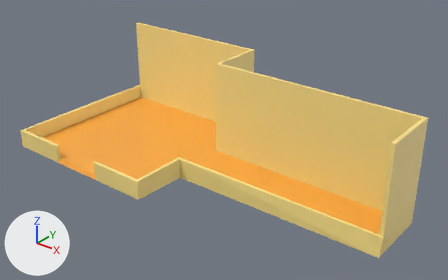
The Blender file Models/Main level/Clutter Room/room layout.blend as it was, and as the next commit left it.
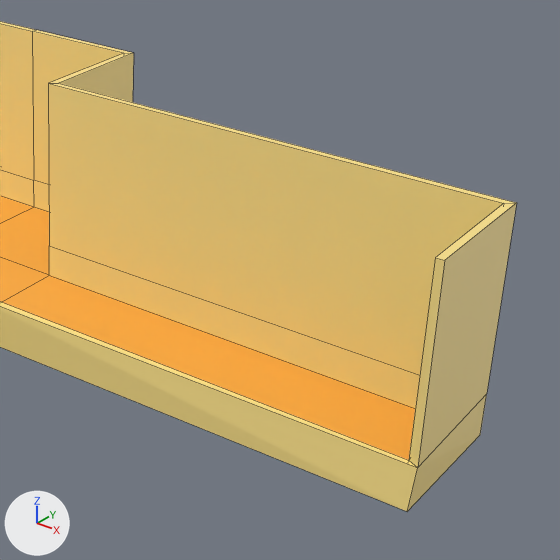
There are two pictures of each version: one whole from a 50 mm camera at (10.72, -9.92, 6.93) aimed at (2.75, 0.03, 0.76), one close up on the part from 43% to 100% of the width and 9% to 100% of the height. Arrows for +X, +Y and +Z are at lower left; the lights stay in place. The close-ups show mesh edges as thin lines.
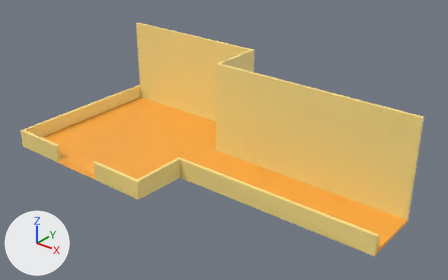
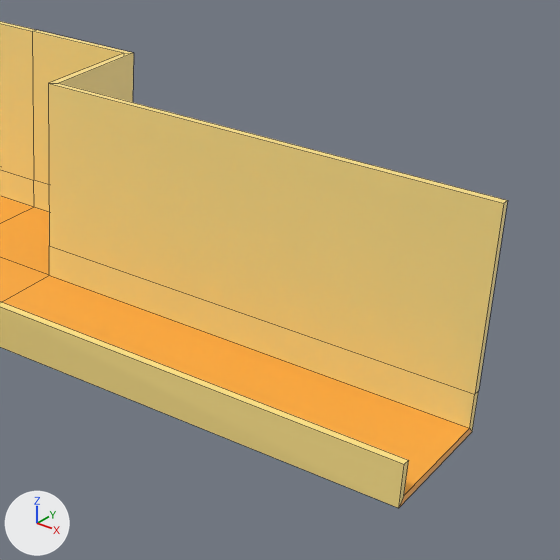
What differs and where, as boxes [x1, y1, x2, y2] in the close-ups (560 x 560 px):
'Cube.004', reshaped: before [0, 21, 517, 512]; after [0, 21, 508, 508]
part 1 of me_cube_006, deleted (beige): before [407, 203, 517, 512]

The edits, one by one:
me_cube_006 has 39 vertices, 29 faces and spans x -1.0..3.49, y -1.0..1.0, z -1.0..0.13.
me_cube_006 is used by ob_cube_004; location (0.0, 0.0, 2.0); scale (2.0, 2.0, 2.0).
Verts and faces of me_cube_006; kept vertices keep their numbers, new ones are numbered from 39.
Before the commit, vertices of me_cube_006: 33 (3.49, -0.33, -1.0), 34 (3.49, 0.33, -1.0), 35 (3.49, 0.33, 0.13), 36 (3.49, -0.33, 0.13), 37 (3.49, 0.33, -0.82).
Before the commit, vertices of me_cube_006: 38 (3.49, -0.33, -0.82).
Part 1, on me_cube_006:
Vertices deleted: 36 (with the faces that use them).
Faces deleted: (33, 38, 37, 34).
